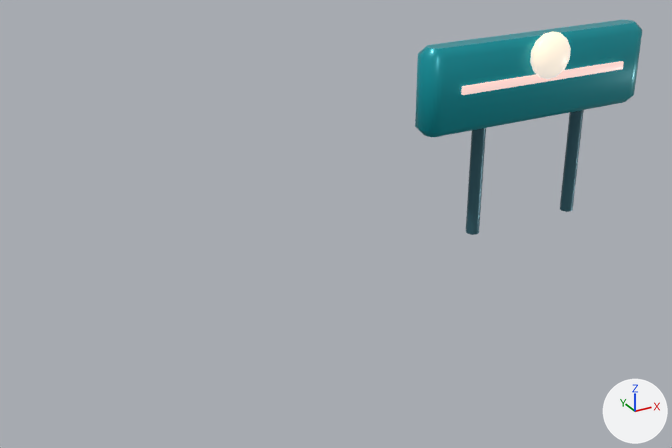
Renders of the glTF model assets/models/regions/ocean_fuel_4.glb from each side of a commit.
Rendered twice from a 50 mm lens placed at (-5.05, -8.43, 7.94), pointed at (0.51, 1.68, 2.88). Arrows for +X, +Y and +Z are at lower right; the lights stay in place. The older version comes first. Vertices at exactly the same position are counted once.

In view in the first picture: 'Fuel4'.
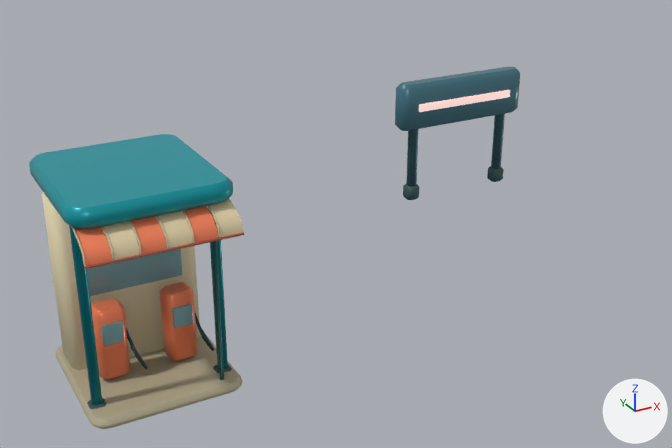
Where the change shows, as pixel boxes [x1, y1, x2, y2] in the pictures (672 x 448 px; the box of a moved part takes in the faces that stretch with it):
'Fuel4', reshaped (116% wider, 69% taller): before [415, 20, 642, 235]; after [29, 66, 520, 429]
part 1 of me_fuel4, moved or reshaped: before [415, 20, 642, 137]; after [395, 66, 520, 131]
part 2 of me_fuel4, added: after [84, 232, 244, 269]
part 3 of me_fuel4, moved or reshaped: before [461, 61, 624, 95]; after [419, 90, 510, 112]
part 4 of me_fuel4, deleted: before [530, 31, 571, 79]
part 5 of me_fuel4, deleted (cyan): before [466, 128, 486, 235]
part 6 of me_fuel4, deleted (cyan): before [560, 110, 584, 212]
part 7 of me_fuel4, added: after [29, 134, 243, 429]
part 8 of me_fuel4, added (cyan): after [403, 129, 419, 200]
part 9 of me_fuel4, added (cyan): after [487, 114, 505, 182]

The change, as a diff of the scene's bpy script:
```diff
--- a/assets/models/regions/ocean_fuel_4.glb.py
+++ b/assets/models/regions/ocean_fuel_4.glb.py
@@ mat_rubber @@
+mat_rubber = bpy.data.materials.new('Rubber')
+mat_rubber.use_nodes = True; mat_rubber.node_tree.nodes.clear()
+_N = mat_rubber.node_tree.nodes; _L = mat_rubber.node_tree.links
+n0 = _N.new('ShaderNodeBsdfPrincipled'); n0.name = 'Principled BSDF'
+n0.inputs[2].default_value = 0.84  # 'Roughness'
+n1 = _N.new('ShaderNodeOutputMaterial'); n1.name = 'Material Output'
+n2 = _N.new('ShaderNodeVertexColor'); n2.name = 'Color Attribute'
+_L.new(n0.outputs[0], n1.inputs[0])  # 'BSDF' to 'Surface'
+_L.new(n2.outputs[0], n0.inputs[0])  # 'Color' to 'Base Color'
@@ mat_ceramic @@
+mat_ceramic = bpy.data.materials.new('Ceramic')
+mat_ceramic.use_nodes = True; mat_ceramic.node_tree.nodes.clear()
+_N = mat_ceramic.node_tree.nodes; _L = mat_ceramic.node_tree.links
+n0 = _N.new('ShaderNodeBsdfPrincipled'); n0.name = 'Principled BSDF'
+n0.inputs[1].default_value = 0.04  # 'Metallic'
+n0.inputs[2].default_value = 0.58  # 'Roughness'
+n1 = _N.new('ShaderNodeOutputMaterial'); n1.name = 'Material Output'
+n2 = _N.new('ShaderNodeVertexColor'); n2.name = 'Color Attribute'
+_L.new(n0.outputs[0], n1.inputs[0])  # 'BSDF' to 'Surface'
+_L.new(n2.outputs[0], n0.inputs[0])  # 'Color' to 'Base Color'
@@ mat_tint @@
+mat_tint = bpy.data.materials.new('Tint')
+mat_tint.use_nodes = True; mat_tint.node_tree.nodes.clear()
+_N = mat_tint.node_tree.nodes; _L = mat_tint.node_tree.links
+n0 = _N.new('ShaderNodeBsdfPrincipled'); n0.name = 'Principled BSDF'
+n0.inputs[1].default_value = 0.11  # 'Metallic'
+n0.inputs[2].default_value = 0.22  # 'Roughness'
+n1 = _N.new('ShaderNodeOutputMaterial'); n1.name = 'Material Output'
+n2 = _N.new('ShaderNodeVertexColor'); n2.name = 'Color Attribute'
+_L.new(n0.outputs[0], n1.inputs[0])  # 'BSDF' to 'Surface'
+_L.new(n2.outputs[0], n0.inputs[0])  # 'Color' to 'Base Color'
@@ me_fuel4 @@
-me_fuel4.from_pydata(...)  # 258 vertices, 496 faces; spans x 0.06..2.97, y -1.23..-0.68, z 3.69..5.9
+me_fuel4.from_pydata(...)  # 1800 vertices, 3396 faces; spans x -2.82..2.47, y 0.37..5.14, z 0.0..5.06
+# me_fuel4 part 1: the loose piece of 80 vertices spanning x 0.06..2.97, y -1.04..-0.68, z 4.93..5.84 is scaled about its middle by (0.606, 0.694, 0.608), then moved by (0.06, 1.38, -0.6)
+# me_fuel4 part 2: a new loose piece, a 7-sided cylinder along x spanning x -2.746..-0.565, y 2.317..2.353, z 2.696..2.734, in mat_paint
+# me_fuel4 part 3: the loose piece of 72 vertices spanning x 0.44..2.61, y -1.09..-1.05, z 5.36..5.45 is scaled about its middle by (0.616, 0.778, 1.04), then moved by (0.06, 1.45, -0.63)
+# me_fuel4 part 4: the loose piece of 74 vertices spanning x 1.28..1.76, y -1.23..-0.98, z 5.4..5.9 is deleted
+# me_fuel4 part 5: the loose piece of 16 vertices spanning x 0.76..0.91, y -0.94..-0.79, z 3.69..5.51 is deleted
+# me_fuel4 part 6: the loose piece of 16 vertices spanning x 2.12..2.28, y -0.94..-0.79, z 3.69..5.51 is deleted
+# me_fuel4 part 7: 1218 vertices added at x -2.82..-0.5, y 2.33..5.14, z 0.0..3.38
+# me_fuel4 part 8: 152 vertices added at x 0.84..1.02, y 0.43..0.61, z 3.58..4.96
+# me_fuel4 part 9: 152 vertices added at x 2.14..2.32, y 0.43..0.61, z 3.58..4.96
+# other edits to the shape of me_fuel4 do not show in these pictures
 me_fuel4.materials.append(mat_metal)
@@ me_fuel4 @@
 me_fuel4.materials.append(mat_light)
+me_fuel4.materials.append(mat_ceramic)
+me_fuel4.materials.append(mat_tint)
+me_fuel4.materials.append(mat_rubber)
```
